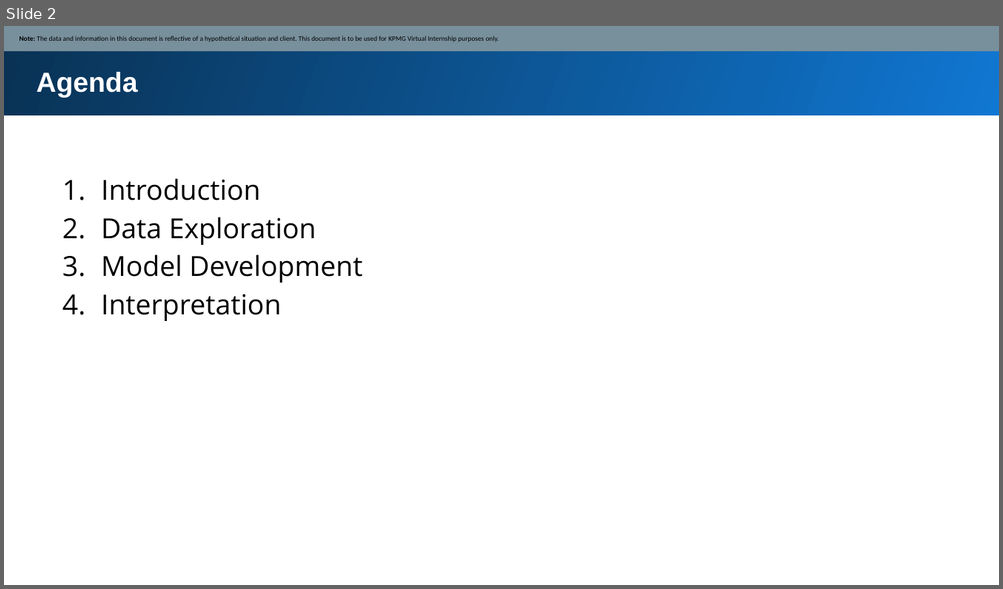
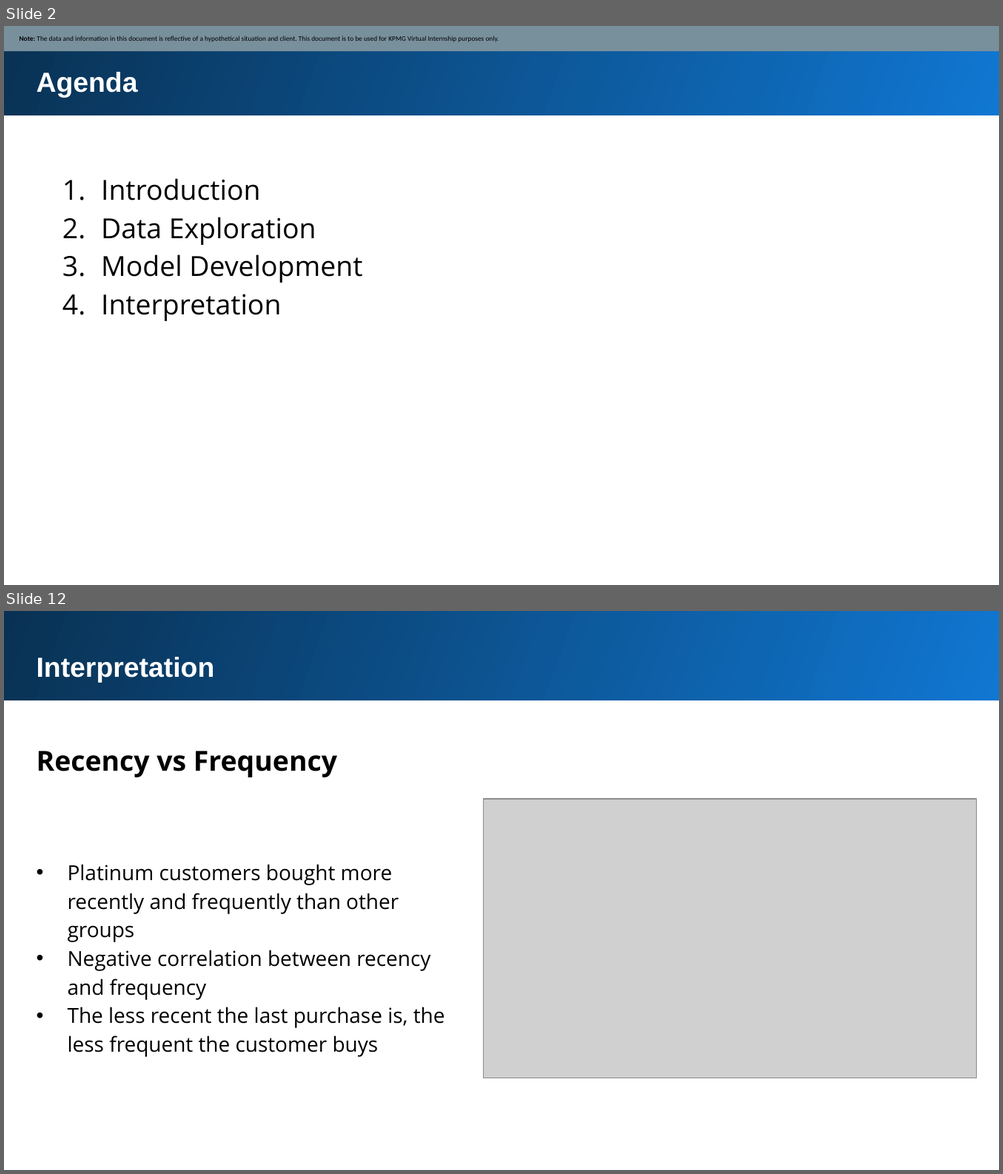
Before and after one commit to daniel8691/Market_strategy_analysis, a slide deck: Module_two/Module_2_Template_slide.pptx. Shown one above the other, each under a label of ours: slide 2 before the commit, slides 2 and 12 after it; the slides between them are not shown. The pictures are 1003x589 and 1003x1174 pixels, drawn with LibreOffice and Linux fonts; fonts in the diff are those of the drawing; grey boxes stand for pictures. Boxes give left, top, right and bottom in pixels: in the first picture for what was removed or moved away, otherwise in the second. Text is boxed around its words. In the diff, an @@ line names an element or a change of style, - is before the commit and + after.

```diff
--- a/Module_two/Module_2_Template_slide.pptx
+++ b/Module_two/Module_2_Template_slide.pptx
@@ slide 12 added at [4,611,999,1170], background #FFFFFF @@
@@ rectangle added at [4,611,999,701], fill gradient #1077D2 to #093153 @@
@@ text added at [37,657,215,683], 20 pt, text #FFFFFF, bold @@
+Interpretation
@@ text added at [37,751,337,777], 20 pt, text #000000, bold @@
+Recency vs Frequency
@@ picture added at [484,799,976,1079] @@
@@ text added at [68,864,445,1057], 15 pt, text #000000 @@
+• Platinum customers bought more recently and frequently than other groups
+• Negative correlation between recency and frequency
+• The less recent the last purchase is, the less frequent the customer buys
```
Also in this commit, not shown: 1 slide changed, 11 other slides added, 5 slides removed, 17 other files.
